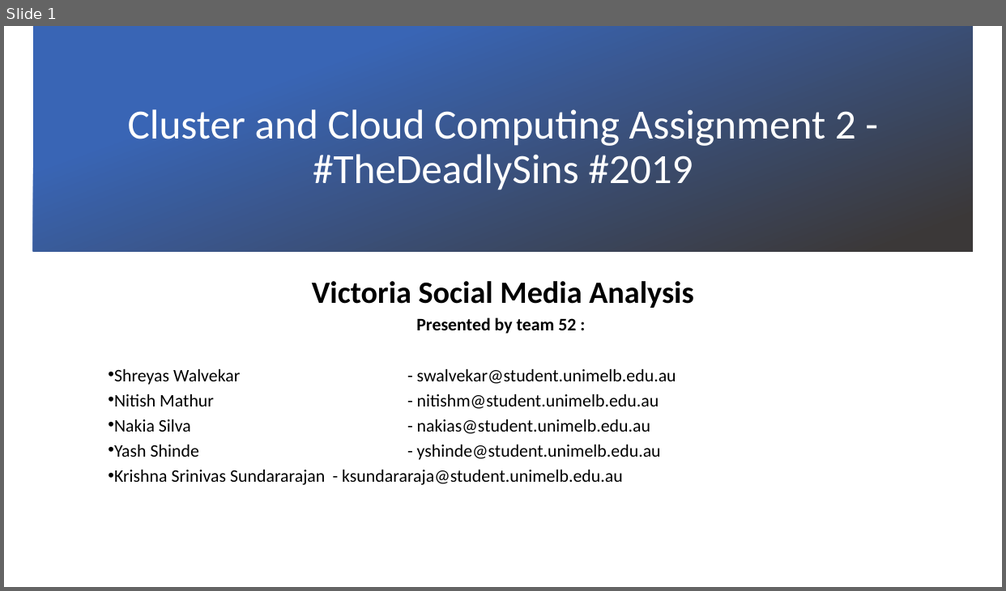
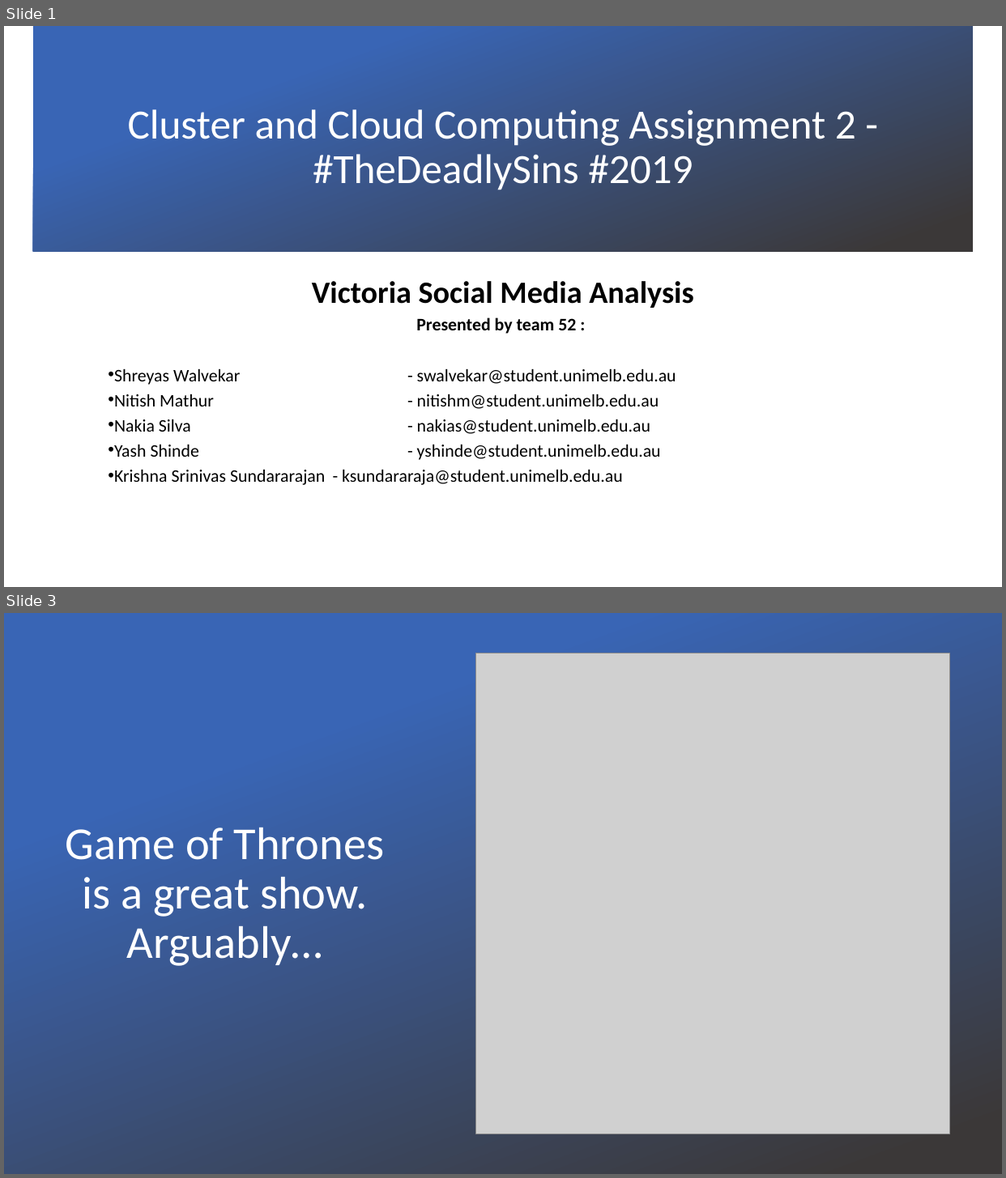
Before and after one commit to demiGod095/Cloud-GOT-Crimes, a slide deck: Presentation.pptx. Shown one above the other, each under a label of ours: slide 1 before the commit, slides 1 and 3 after it; the slides between them are not shown. The pictures are 1006x591 and 1006x1178 pixels, drawn with LibreOffice and Linux fonts; fonts in the diff are those of the drawing; grey boxes stand for pictures; background and template pictures are left out; a plain dark background stands for a picture behind light text. Boxes give left, top, right and bottom in pixels: in the first picture for what was removed or moved away, otherwise in the second. Text is boxed around its words. In the diff, an @@ line names an element or a change of style, - is before the commit and + after.

```diff
--- a/Presentation.pptx
+++ b/Presentation.pptx
@@ slide 3 added at [4,613,1002,1174], background picture (left out) @@
@@ rectangle added at [4,613,502,1174], fill #FFFFFF @@
@@ rectangle added at [4,613,1002,1174], fill gradient #3965B5 to #3B3838 @@
@@ picture added at [476,653,950,1135] @@
@@ title added at [66,828,384,966], 44 pt, text #FFFFFF @@
+Game of Thrones
+is a great show.
+Arguably…
```
Also in this commit, not shown: 1 slide changed, 14 other slides added, 3 other files.
